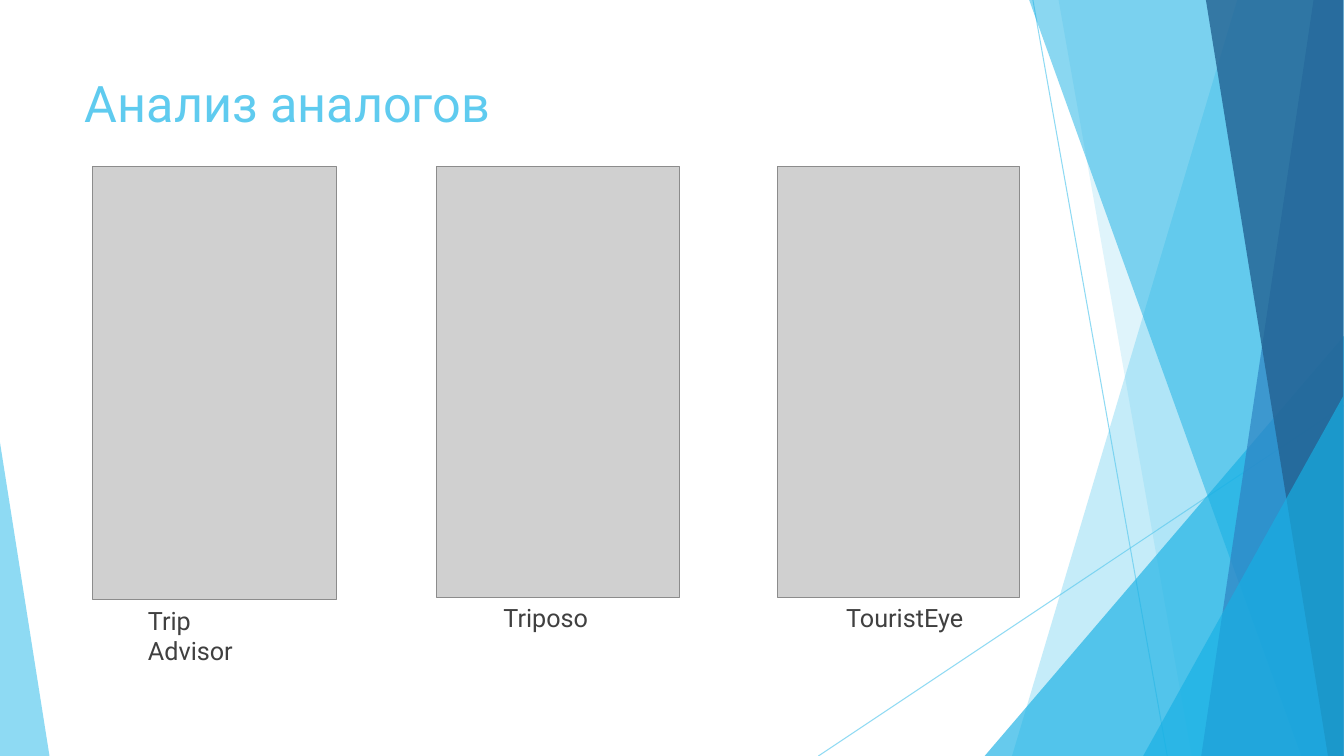
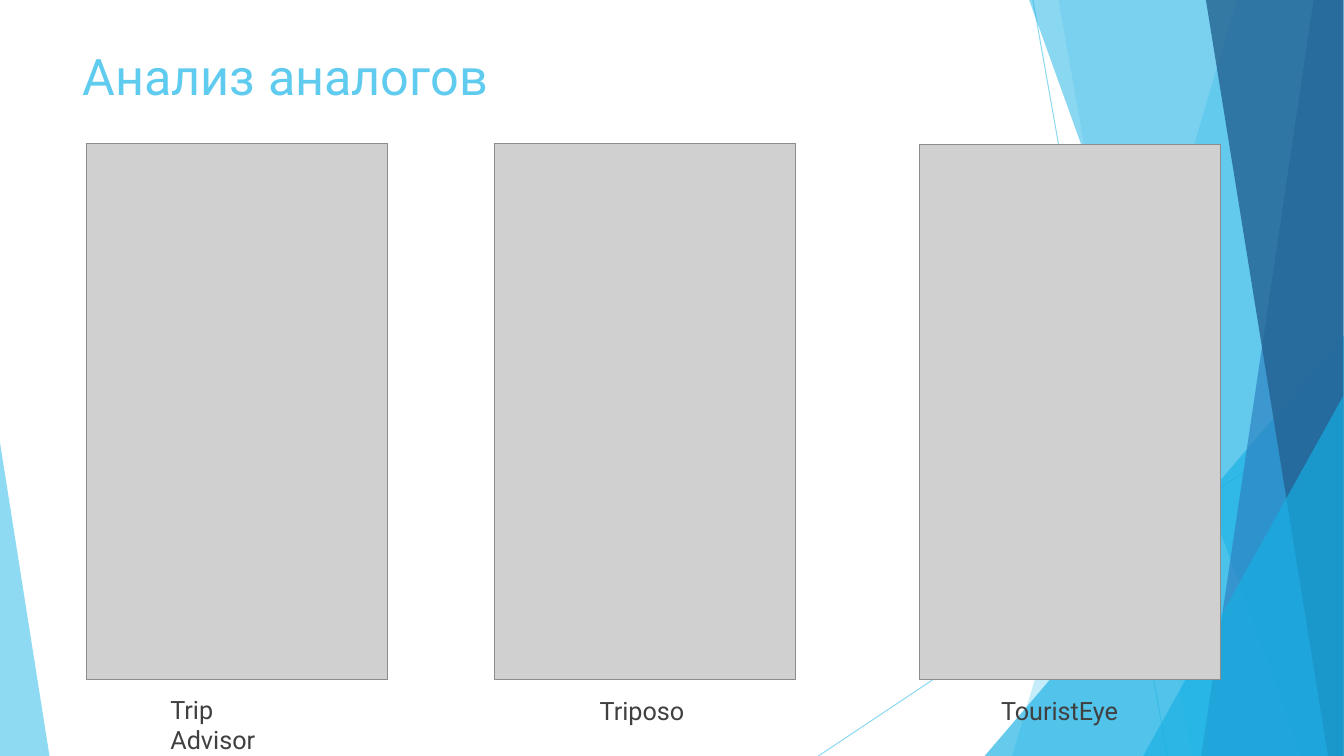
Before and after one commit to mariiaVoitenko/our, a slide deck: slide 3 of Мобильное прикладное приложение для проведения экскурсий.ppt. Drawn at 1344x756 pixels with LibreOffice and Linux fonts; fonts in the diff are those of the drawing; grey boxes stand for pictures. Boxes give left, top, right and bottom in pixels: in the first picture for what was removed or moved away, otherwise in the second. Text is boxed around its words. In the diff, an @@ line names an element or a change of style, - is before the commit and + after.

```diff
--- a/Мобильное прикладное приложение для проведения экскурсий.ppt
+++ b/Мобильное прикладное приложение для проведения экскурсий.ppt
@@ title "Анализ аналогов": place and size @@
-title "Анализ аналогов" at (85, 86, 490, 123)
+title "Анализ аналогов" at (83, 59, 488, 96)
@@ picture: place and size @@
-picture at (93, 166, 337, 599)
+picture at (87, 144, 388, 680)
@@ picture: place and size @@
-picture at (437, 166, 680, 597)
+picture at (494, 144, 795, 679)
@@ picture: place and size @@
-picture at (777, 166, 1020, 597)
+picture at (919, 144, 1220, 680)
@@ text "Trip Advisor": place and size @@
-text "Trip Advisor" at (148, 612, 233, 661)
+text "Trip Advisor" at (170, 701, 255, 750)
@@ text "Triposo": place and size @@
-text "Triposo" at (503, 609, 588, 632)
+text "Triposo" at (600, 702, 685, 725)
@@ text "TouristEye" rewrapped from (846, 609, 963, 633) to (1001, 697, 1118, 726) @@
```
Also in this commit, not shown: 5 other slides changed, 2 slides added, 1 slide removed, 1 other file.
